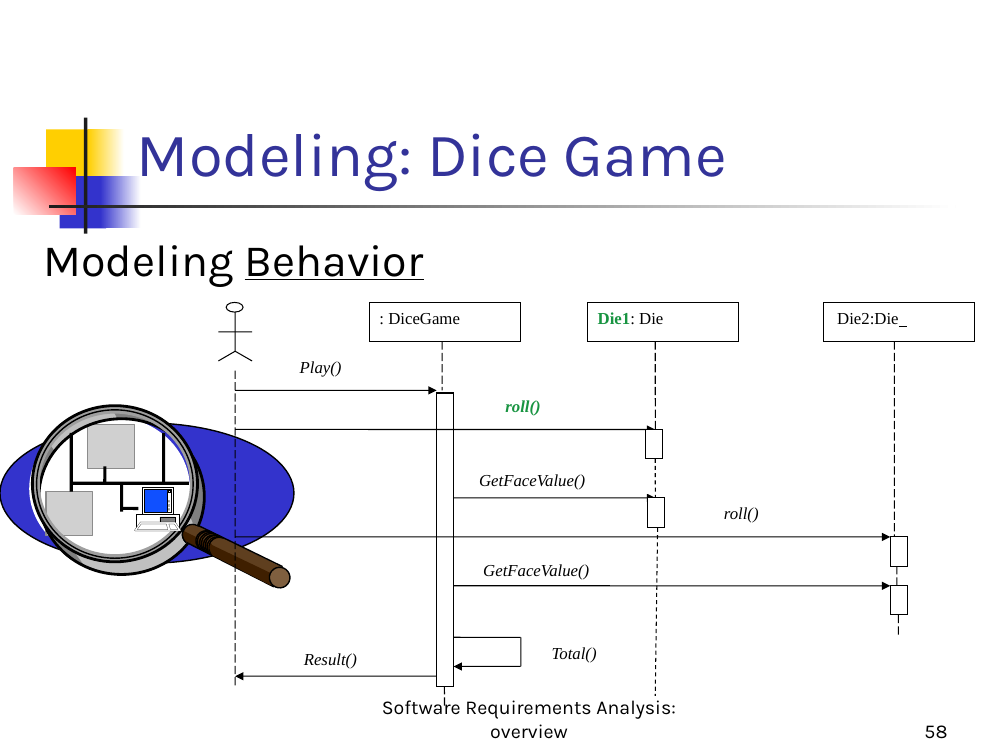
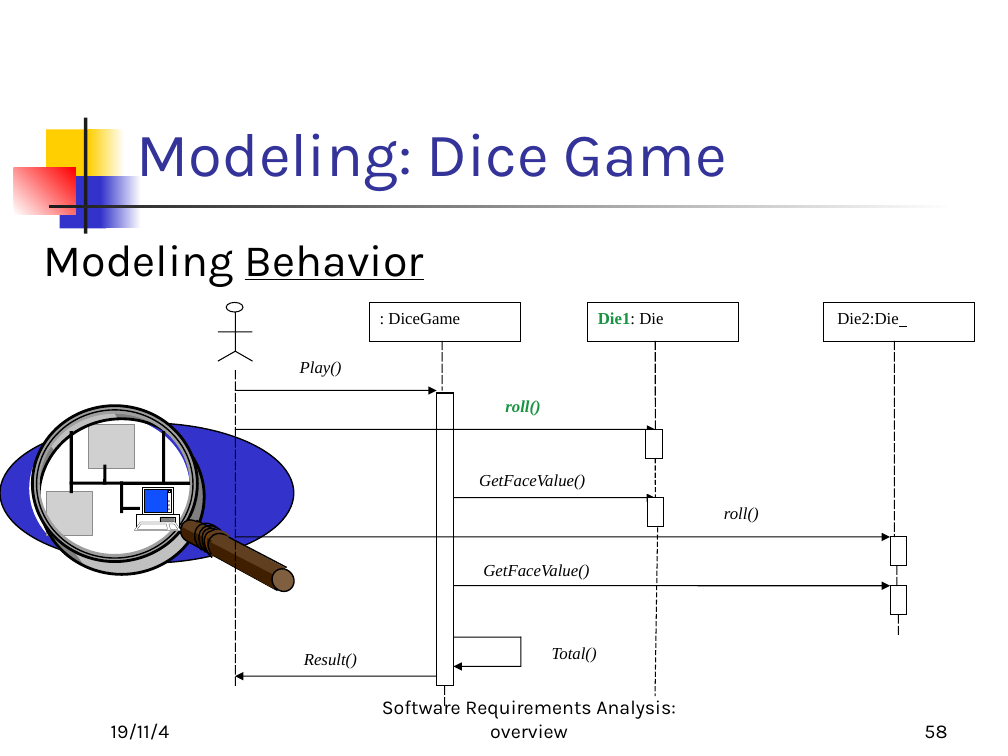
Before and after one commit to Cabbage-Cat/Courses, a slide deck: slide 58 of Software Requirements Analysis/Week1/week1.ppt. Drawn at 1008x756 pixels with LibreOffice and Linux fonts; fonts in the diff are those of the drawing; grey boxes stand for pictures. Boxes give left, top, right and bottom in pixels: in the first picture for what was removed or moved away, otherwise in the second. Text is boxed around its words. In the diff, an @@ line names an element or a change of style, - is before the commit and + after.

```diff
--- a/Software Requirements Analysis/Week1/week1.ppt
+++ b/Software Requirements Analysis/Week1/week1.ppt
@@ text "Modeling Behavior" at [44,245,424,287]: indent changed @@
@@ line (235, 371) - (235, 686): stroke #000000 0.74 pt dashed to #000000 0.74 pt @@
@@ 4 freeform shapes: place and size @@
-4 freeform shapes at [178,521,202,549]
+4 freeform shapes at [176,516,203,548]
@@ freeform shape: place and size @@
-freeform shape at [186,525,281,587]
+freeform shape at [185,520,285,590]
@@ freeform shape: place and size @@
-freeform shape at [194,529,216,549]
+freeform shape at [189,520,221,550]
@@ freeform shape: place and size @@
-freeform shape at [194,528,216,549]
+freeform shape at [189,517,222,550]
@@ freeform shape: place and size @@
-freeform shape at [194,536,208,549]
+freeform shape at [191,529,211,550]
@@ freeform shape: place and size @@
-freeform shape at [198,530,220,551]
+freeform shape at [193,521,226,553]
@@ freeform shape: place and size @@
-freeform shape at [198,531,219,551]
+freeform shape at [194,522,225,553]
@@ freeform shape: place and size @@
-freeform shape at [196,529,218,550]
+freeform shape at [195,525,221,549]
@@ freeform shape: place and size @@
-freeform shape at [199,537,213,551]
+freeform shape at [195,531,215,552]
@@ freeform shape: place and size @@
-freeform shape at [201,531,224,553]
+freeform shape at [196,523,229,556]
@@ freeform shape: place and size @@
-freeform shape at [201,533,223,553]
+freeform shape at [197,524,227,553]
@@ line moved from (198, 525) - (282, 566) to (198, 520) - (286, 568) @@
@@ freeform shape: place and size @@
-freeform shape at [200,532,222,553]
+freeform shape at [198,528,224,552]
@@ freeform shape: place and size @@
-freeform shape at [203,532,226,553]
+freeform shape at [198,525,231,557]
@@ freeform shape: place and size @@
-freeform shape at [203,539,217,553]
+freeform shape at [199,534,217,553]
@@ freeform shape: place and size @@
-freeform shape at [205,535,227,555]
+freeform shape at [201,525,233,556]
@@ freeform shape: place and size @@
-freeform shape at [207,540,221,554]
+freeform shape at [202,534,223,557]
@@ freeform shape: place and size @@
-freeform shape at [205,533,228,554]
+freeform shape at [204,529,231,554]
@@ freeform shape: place and size @@
-freeform shape at [207,535,229,555]
+freeform shape at [206,531,232,556]
@@ line (657, 528) - (655, 696): stroke #000000 0.74 pt dashed to #000000 0.74 pt @@
@@ line moved from (186, 542) - (274, 587) to (185, 540) - (277, 590) @@
@@ outline redrawn in 7 elements at [35,407,179,504], [191,455,205,532], [113,410,171,432], [135,522,181,531], [45,456,205,575], [190,524,215,547], [210,542,277,589] @@
@@ ellipse: place and size @@
-ellipse at [265,564,293,592]
+ellipse at [267,565,298,596]
@@ text added at [111,723,170,740], 14 pt, text #000000 @@
+19/11/4
```
Also in this commit, not shown: 56 other slides changed, 5 other files.
